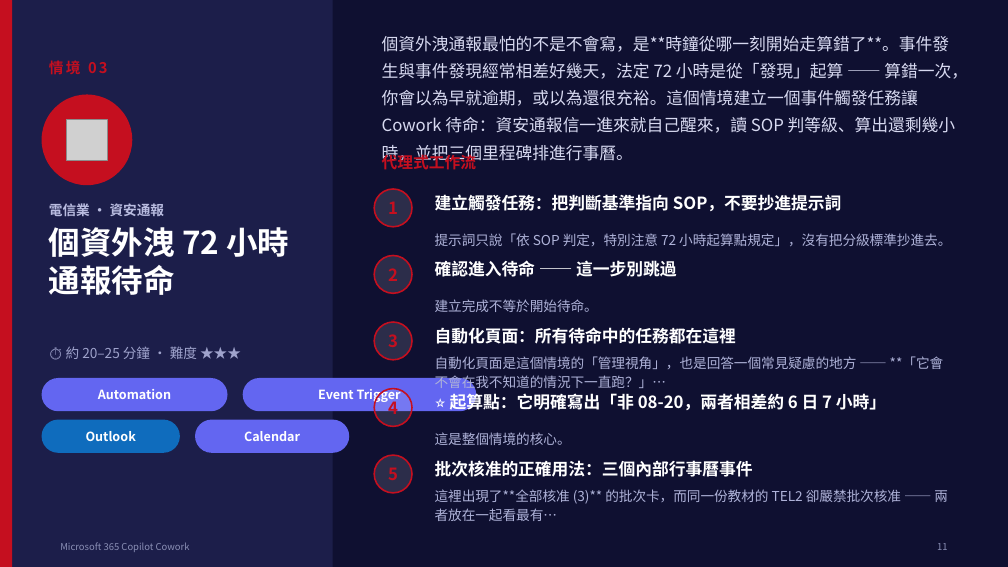
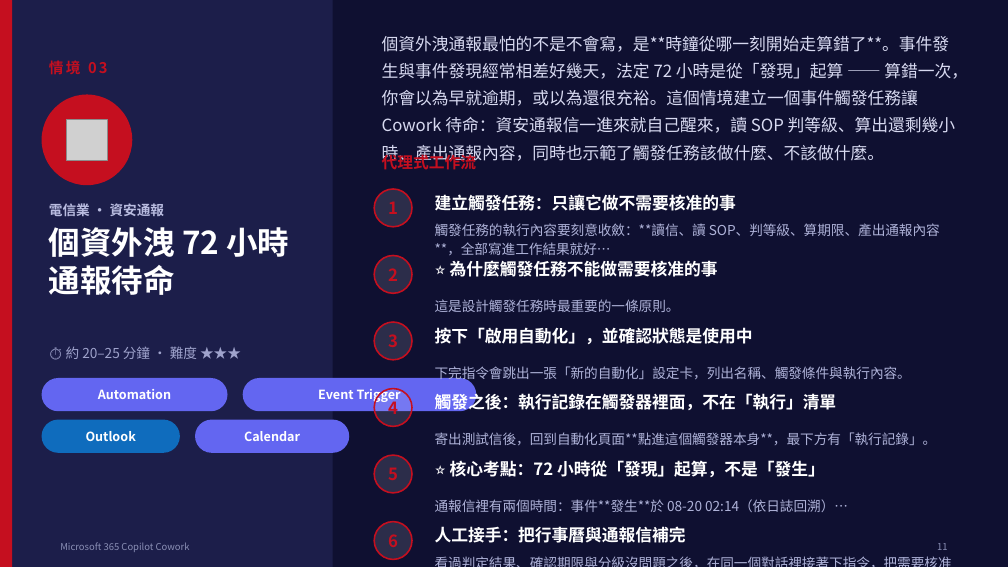
Before and after one commit to AndyHung11/Copilot-in-1mins, a slide deck: slide 12 of CoworkPlaybook/Cowork_教育訓練簡報_電信業版.pptx. Drawn at 1008x567 pixels with LibreOffice and Linux fonts; fonts in the diff are those of the drawing; grey boxes stand for pictures. Boxes give left, top, right and bottom in pixels: in the first picture for what was removed or moved away, otherwise in the second. Text is boxed around its words. In the diff, an @@ line names an element or a change of style, - is before the commit and + after.

```diff
--- a/CoworkPlaybook/Cowork_教育訓練簡報_電信業版.pptx
+++ b/CoworkPlaybook/Cowork_教育訓練簡報_電信業版.pptx
@@ text at <box>382,36,968,164</box>: text changed @@
-個資外洩通報最怕的不是不會寫，是**時鐘從哪一刻開始走算錯了**。事件發生與事件發現經常相差好幾天，法定 72 小時是從「發現」起算 —— 算錯一次，你會以為早就逾期，或以為還很充裕。這個情境建立一個事件觸發任務讓 Cowork 待命：資安通報信一進來就自己醒來，讀 SOP 判等級、算出還剩幾小時，並把三個里程碑排進行事曆。
+個資外洩通報最怕的不是不會寫，是**時鐘從哪一刻開始走算錯了**。事件發生與事件發現經常相差好幾天，法定 72 小時是從「發現」起算 —— 算錯一次，你會以為早就逾期，或以為還很充裕。這個情境建立一個事件觸發任務讓 Cowork 待命：資安通報信一進來就自己醒來，讀 SOP 判等級、算出還剩幾小時、產出通報內容，同時也示範了觸發任務該做什麼、不該做什麼。
@@ text at <box>435,194,736,211</box>: text changed @@
-建立觸發任務：把判斷基準指向 SOP，不要抄進提示詞
+建立觸發任務：只讓它做不需要核准的事
@@ text at <box>435,223,940,255</box>: text changed @@
-提示詞只說「依 SOP 判定，特別注意 72 小時起算點規定」，沒有把分級標準抄進去。
+觸發任務的執行內容要刻意收斂：**讀信、讀 SOP、判等級、算期限、產出通報內容**，全部寫進工作結果就好…
@@ text at <box>450,260,718,277</box>: text changed @@
-確認進入待命 —— 這一步別跳過
+⭐ 為什麼觸發任務不能做需要核准的事
@@ text at <box>435,299,680,312</box>: text changed @@
-建立完成不等於開始待命。
+這是設計觸發任務時最重要的一條原則。
@@ text at <box>435,327,753,344</box>: text changed @@
-自動化頁面：所有待命中的任務都在這裡
+按下「啟用自動化」，並確認狀態是使用中
@@ text at <box>435,366,911,382</box>: text changed @@
-自動化頁面是這個情境的「管理視角」，也是回答一個常見疑慮的地方 —— **「它會不會在我不知道的情況下一直跑？」…
+下完指令會跳出一張「新的自動化」設定卡，列出名稱、觸發條件與執行內容。
@@ text at <box>435,391,837,411</box>: text changed @@
-⭐ 起算點：它明確寫出「非 08-20，兩者相差約 6 日 7 小時」
+觸發之後：執行記錄在觸發器裡面，不在「執行」清單
@@ text at <box>435,432,937,445</box>: text changed @@
-這是整個情境的核心。
+寄出測試信後，回到自動化頁面**點進這個觸發器本身**，最下方有「執行記錄」。
@@ text at <box>450,460,825,477</box>: text changed @@
-批次核准的正確用法：三個內部行事曆事件
+⭐ 核心考點：72 小時從「發現」起算，不是「發生」
@@ text at <box>435,499,848,512</box>: text changed @@
-這裡出現了**全部核准 (3)** 的批次卡，而同一份教材的 TEL2 卻嚴禁批次核准 —— 兩者放在一起看最有…
+通報信裡有兩個時間：事件**發生**於 08-20 02:14（依日誌回溯）…
@@ ellipse added at <box>374,522,412,560</box>, fill #FFFFFF at 12% opacity, outline #C50F1F 1.5 pt @@
@@ text added at <box>388,534,398,547</box>, 16 pt, text #C50F1F, bold @@
+6
@@ text added at <box>435,526,686,543</box>, 16 pt, text #FFFFFF, bold @@
+人工接手：把行事曆與通報信補完
@@ text added at <box>427,551,964,567</box>, 13 pt, text #AEB2D8 @@
+看過判定結果、確認期限與分級沒問題之後，在同一個對話裡接著下指令，把需要核准的部分做完。
```
Also in this commit, not shown: 4 other slides changed, 6 other files.
